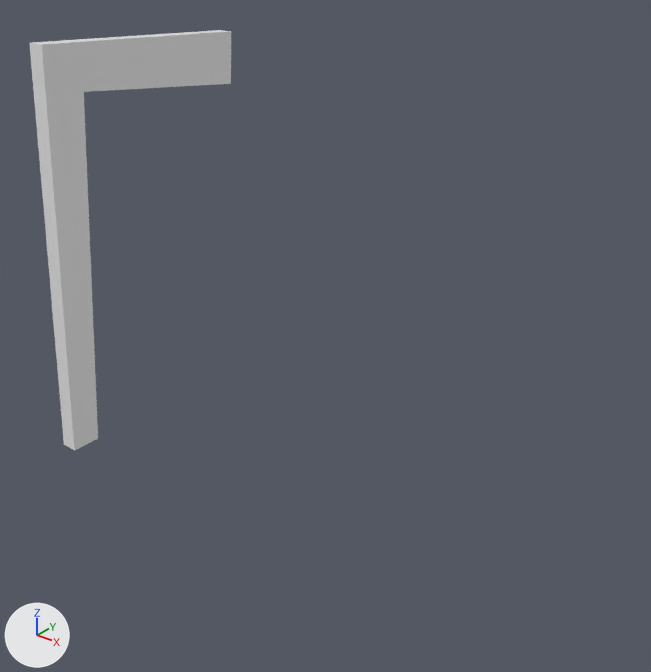
One commit to the Blender file Chair.blend: the scene before it, then after it.
Both versions are drawn from a camera (50 mm lens) standing at (2.85, -3.82, 3.0) and looking at (0.15, -0.45, 0.91). Lighting does not change. The marker at lower left points along +X, +Y and +Z.

Names of what the first picture shows: 'Chair'.
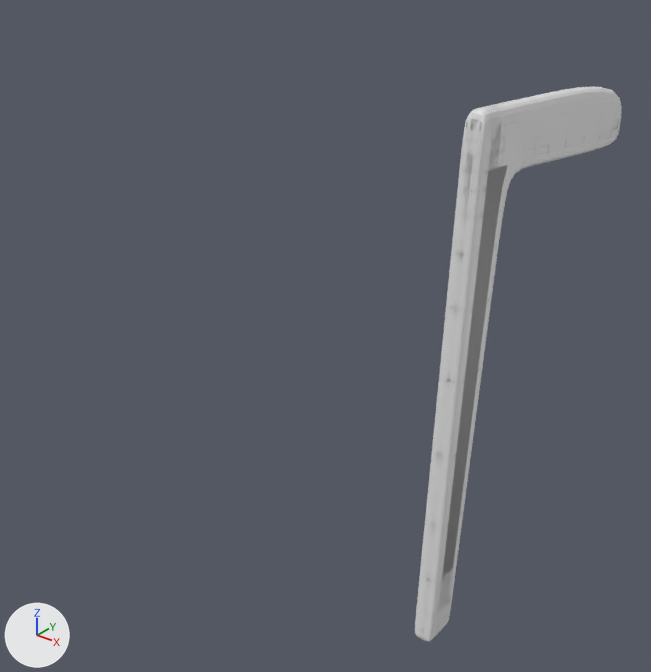
What changed in the scene script:
```text
Change ob_chair:
    ob_chair.location: (-1.271, 0.0, 0.05) -> (1.27, 0.0, 0.05)
    ob_chair.scale: (0.0495, 0.0495, 0.0495) -> (0.0451, 0.0495, 0.0495)
    add _m = ob_chair.modifiers.new('Mirror', 'MIRROR')
    add _m.use_clip = True
    where _m = ob_chair.modifiers.new('Subdivision', 'SUBSURF')
    remove _m.subdivision_type = 'SIMPLE'
```

What differs and where, as boxes [x1, y1, x2, y2] in the pictures (651 x 672 px):
'Chair', moved, rescaled, modifiers changed (32% taller): before [29, 30, 231, 451]; after [415, 87, 622, 642]
